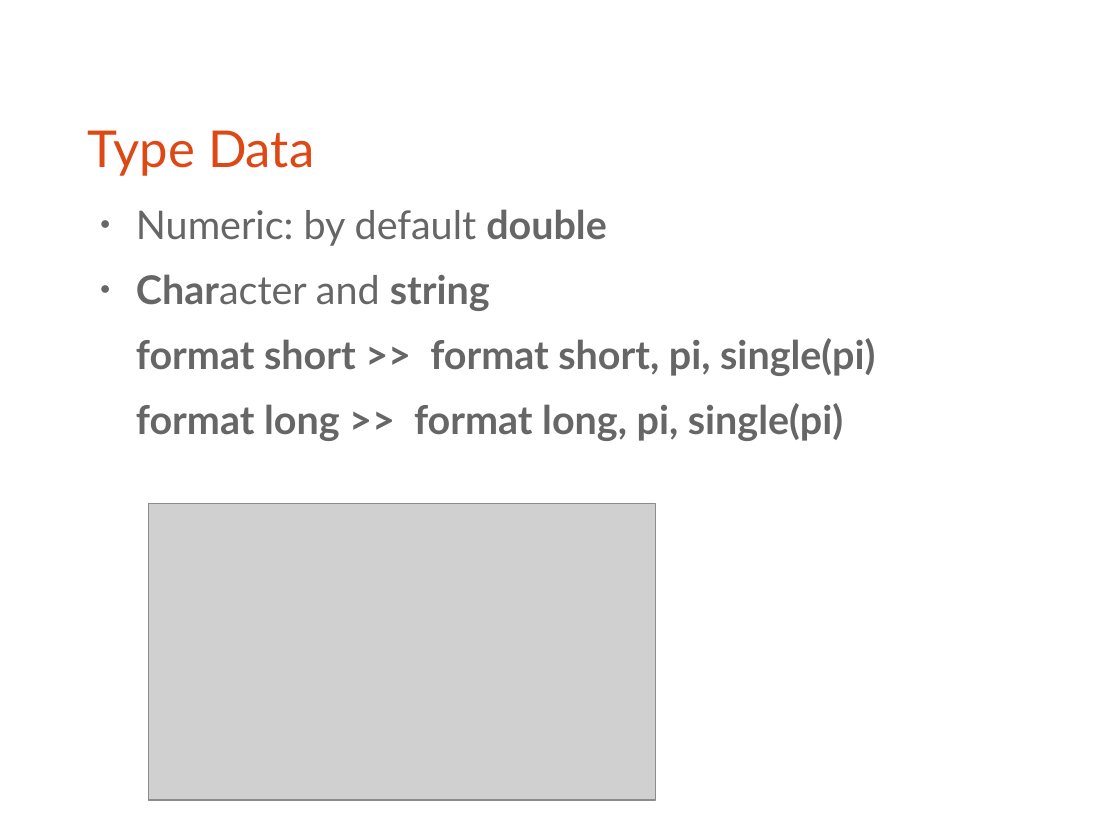
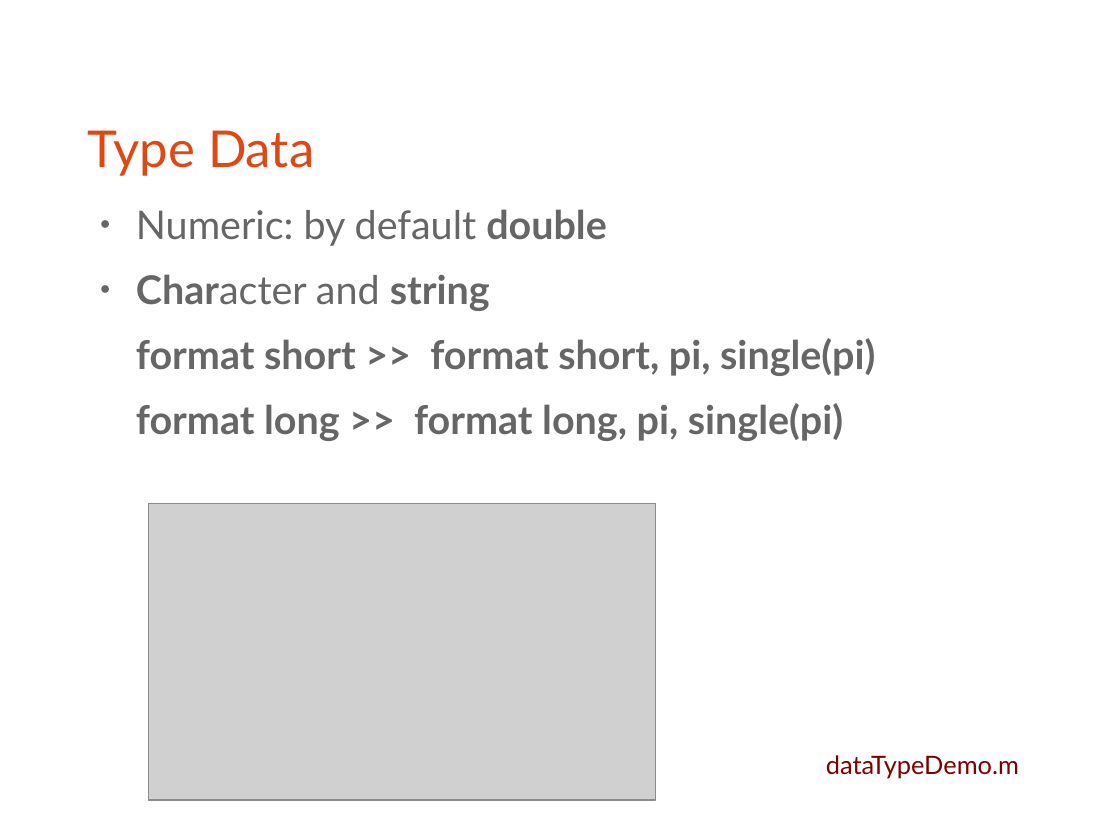
Before and after one commit to bagustris/prokom-tf, a slide deck: slide 20 of slide/matlab.odp. Drawn at 1120x840 pixels with LibreOffice and Linux fonts; fonts in the diff are those of the drawing; grey boxes stand for pictures. Boxes give left, top, right and bottom in pixels: in the first picture for what was removed or moved away, otherwise in the second. Text is boxed around its words. In the diff, an @@ line names an element or a change of style, - is before the commit and + after.

```diff
--- a/slide/matlab.odp
+++ b/slide/matlab.odp
@@ text added at <box>826,755,1019,778</box>, 18 pt, text #800000 @@
+dataTypeDemo.m
```
Also in this commit, not shown: 6 other slides changed, 1 slide added, 27 other files.
